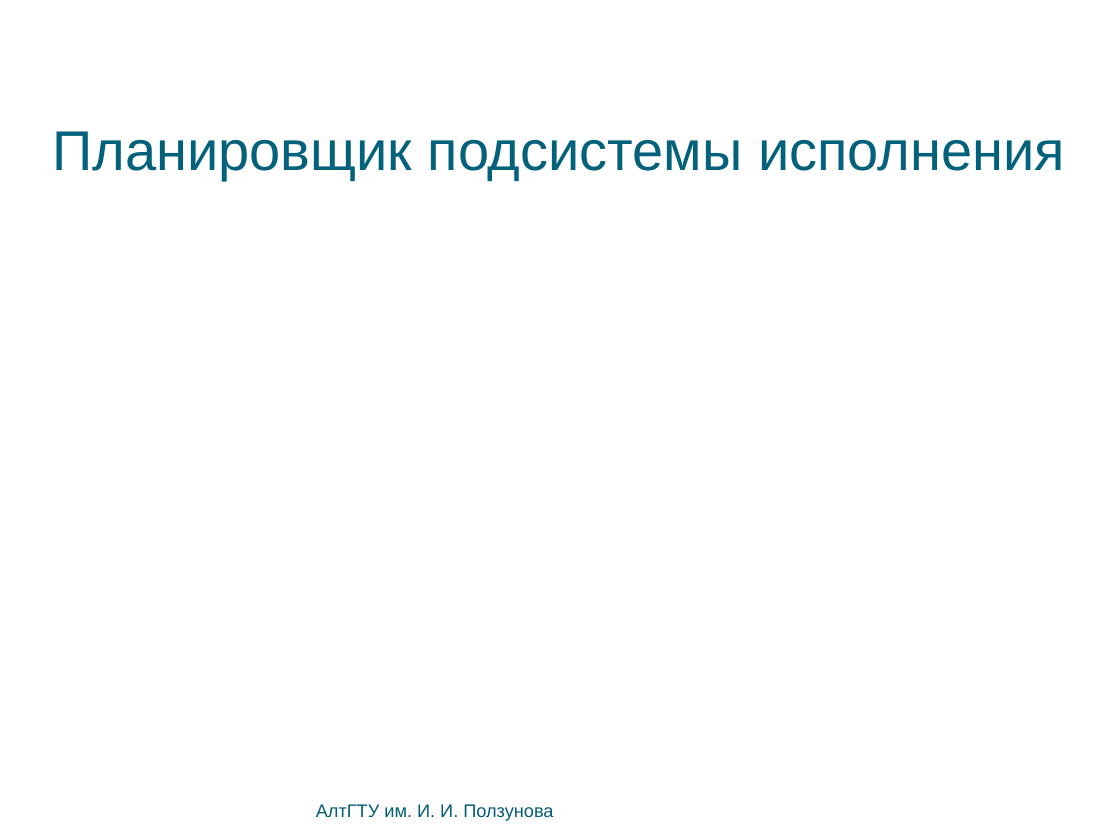
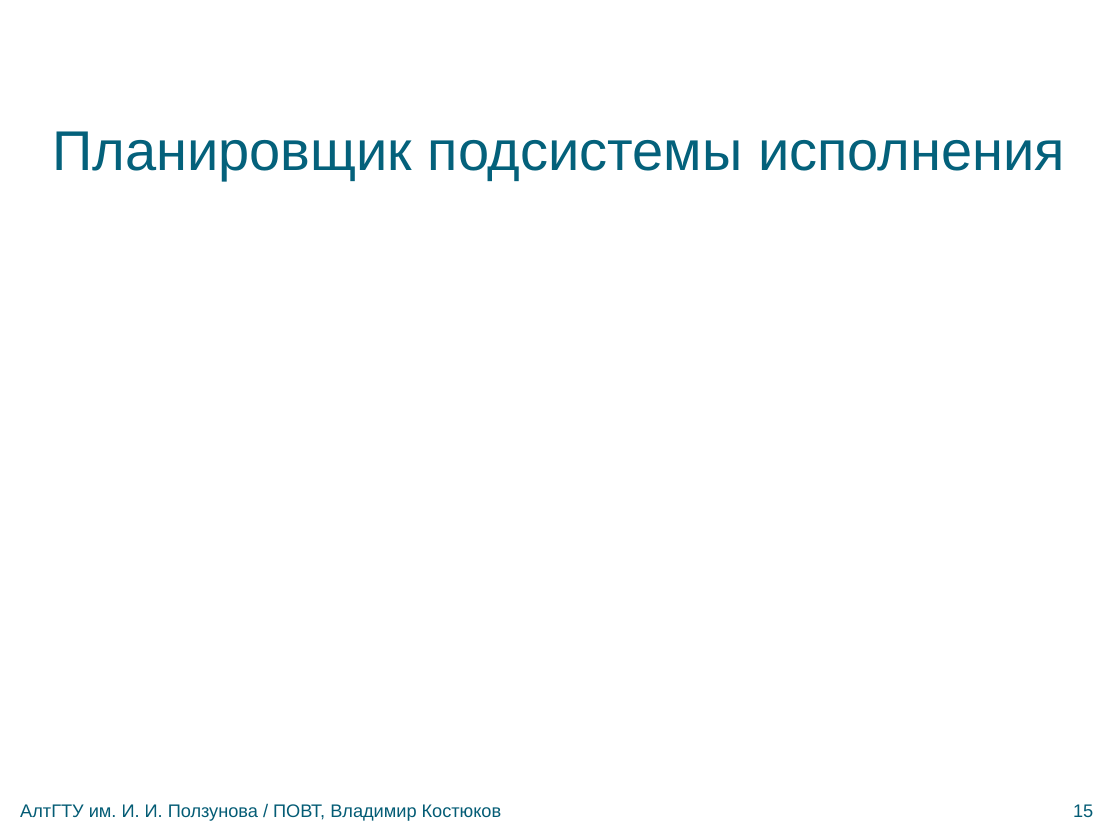
Before and after one commit to bluerain/snoopy, a slide deck: slide 15 of diploma/trunk/ppt/kostyukov.pptx (slide 16 before the commit). Drawn at 1120x840 pixels with LibreOffice and Linux fonts; fonts in the diff are those of the drawing; background and template pictures are left out. Boxes give left, top, right and bottom in pixels: in the first picture for what was removed or moved away, otherwise in the second. Text is boxed around its words. In the diff, an @@ line names an element or a change of style, - is before the commit and + after.

```diff
--- a/diploma/trunk/ppt/kostyukov.pptx
+++ b/diploma/trunk/ppt/kostyukov.pptx
@@ text at (x1=20, y1=804, x2=502, y2=821): text changed @@
-АлтГТУ им. И. И. Ползунова
+АлтГТУ им. И. И. Ползунова / ПОВТ, Владимир Костюков
@@ text added at (x1=1073, y1=804, x2=1093, y2=817), 13 pt, text #045C75 @@
+15
```
Also in this commit, not shown: 18 other slides changed, 1 slide added, 1 slide removed, 2 other files.
